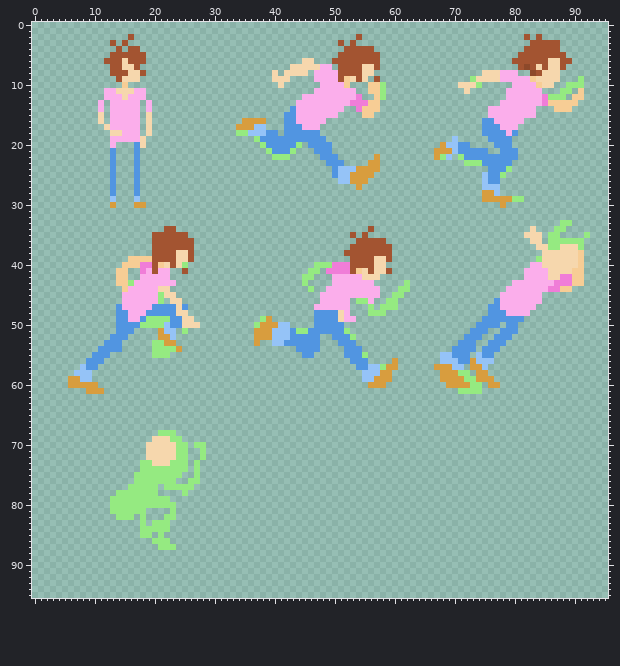
File history of a sprite sheet, ActualProtagPlatformChan.png. The first picture shows the starting point.
The file is 96x96 pixels.
Once edited:
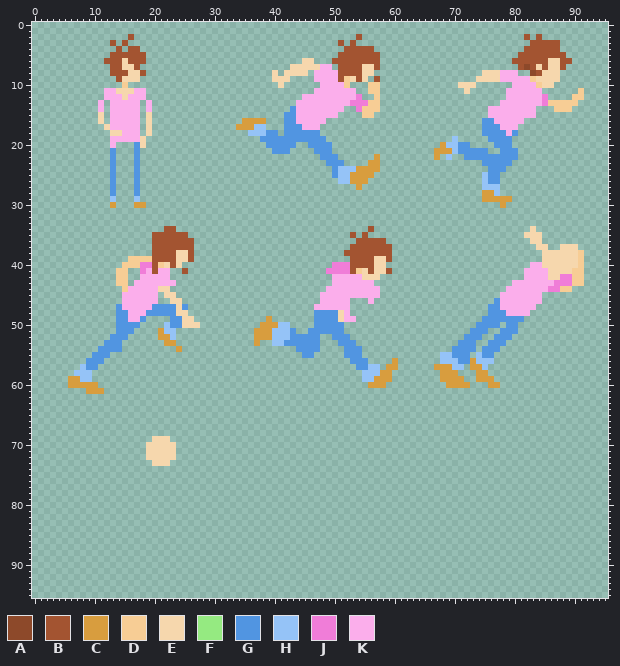
Palette (. is transparent): A #8d492a  B #a35431  C #d89d3e  D #f7cd95  E #f6d7ad  F #95ea81  G #5195e1  H #95c3f7  J #f07dd8  K #fbaeeb
What changed:
Colour F is gone in row 9 at x 73 and 91; in row 10 at x 58, 74 and 89 to 91; in row 11 at x 58 and 88 to 89; in row 12 at x 58 and 86 to 88; in row 18 at x 34 to 35; in row 19 at x 37.
Colour F is gone in row 20 at x 38 and 44; in row 21 at x 39 and 43; in row 22 at x 40 to 42, 68 and 71; in row 23 at x 72 to 74; in row 24 at x 79; in row 25 at x 78.
Colour F is gone in row 29 at x 80 to 81; in row 33 at x 88 to 89; in row 34 at x 87 to 88; in row 35 at x 86 to 87 and 92; in row 36 at x 86 to 91; in row 37 at x 86 to 87 and 91.
Colour F is gone in row 39 at x 84; in row 40 at x 25 and 47 to 49; in row 41 at x 46 to 47; in row 42 at x 45 to 46; in row 43 at x 16, 45 and 62; in row 44 at x 46 and 61 to 62.
Colour F is gone in row 45 at x 21 and 60 to 61; in row 46 at x 21, 54 to 55 and 59 to 60; in row 47 at x 56 and 58 to 60; in row 48 at x 56 to 58; in row 49 at x 19 to 22 and 38; in row 50 at x 18 to 21 and 37.
Colour F is gone in row 51 at x 25, 44 to 45 and 52; in row 52 at x 53; in row 53 at x 20 to 21; in row 54 at x 20 to 23; in row 55 at x 20 to 22 and 55; in row 57 at x 58.
Colour F is gone in row 58 at x 71 to 72; in row 59 at x 72 to 73; in row 60 at x 73 to 74; in row 61 at x 71 to 74; in row 68 at x 21 to 23; in row 69 at x 23 to 24.
Colour F is gone in row 70 at x 24 to 25 and 27 to 28; in rows 71 to 72 at x 24 to 25 and 28; in row 73 at x 18 to 19, 23 to 25 and 27; in row 74 at x 18 to 25 and 27; in row 75 at x 17 to 24 and 27; in row 76 at x 17 to 23 and 26 to 27.
Colour F is gone in row 77 at x 16 to 20 and 22 to 26; in row 78 at x 14 to 20 and 25; in row 79 at x 13 to 22; in row 80 at x 13 to 23; in row 81 at x 13 to 18 and 23; in row 82 at x 14 to 16, 18 and 22 to 23.
Colour F is gone in row 83 at x 18 and 20 to 22; in row 84 at x 18 to 22; in row 85 at x 18 to 19 and 21; in row 86 at x 20 to 22; in row 87 at x 21 to 23.
